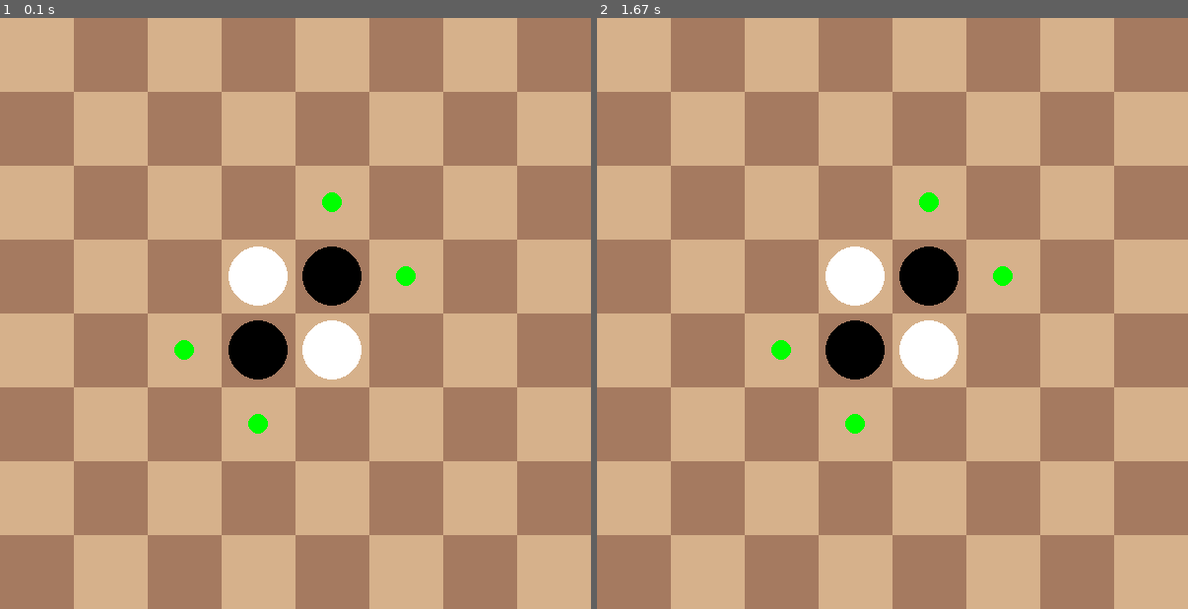
Above: before the commit, frames 1-2 (left to right).
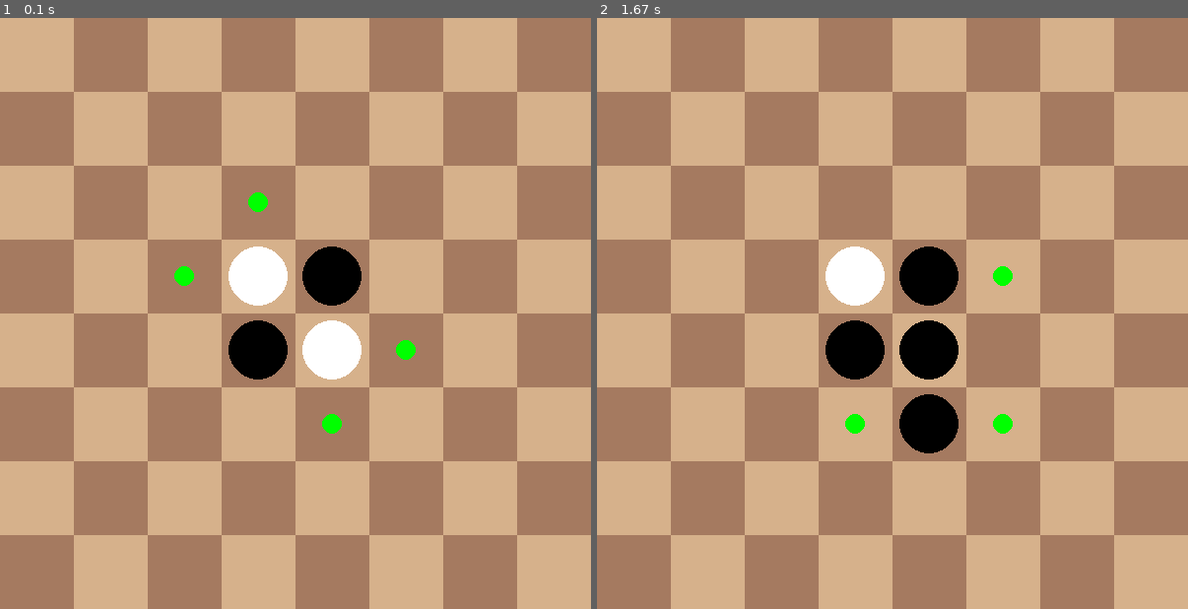
Above: after the commit, the same moments.

Repository: Adamv27/Pygame-Othello
Game: pygame game, started from Othello.py
Two runs of this game, one before a commit and one after it. Both use one fixed random seed, a clock stepped at 60 frames per second and the inputs below.
Inputs (mouse positions are in pixels of both pictures, inside the frame that each line leads up to):
- Up to frame 1 (0.1 s): no input
- Up to frame 2 (1.67 s): click (892, 313) at 0.38 s; click (951, 443) at 0.72 s

The runs differ from the first frame. In frame 1, 0.7% of the frame differs, in the area x 29-71%, y 29-71%; in frame 2, 1.8%, in the area x 29-71%, y 29-74%.

Commit message:
Added flipping and game over mechanics

Diff:
--- a/Othello.py
+++ b/Othello.py
@@ -1,5 +1,6 @@
 import sys
 import draw
+import time
 import random
 import pygame
 
@@ -17,6 +18,7 @@
         self.player_one = Player('X')  # White
         self.player_two = Player('O')  # Black
         self.possible_moves = []
+
     def main_loop(self):
         self.set_up_board()
         while True:
@@ -25,38 +27,58 @@
                     sys.exit()
 
             if self.turn % 2 == 0:
+                current_player = 'O'
+                self.possible_moves = self.board.get_possible_moves('O', self.screen)
+                self.display_possible_moves()
+                move = self.player_one.get_move(self.possible_moves)
+            else:
                 current_player = 'X'
                 self.possible_moves = self.board.get_possible_moves('X', self.screen)
                 self.display_possible_moves()
-                move = self.player_one.get_move(self.possible_moves)
-            else:
-                current_player = 'O'
-                self.possible_moves = self.board.get_possible_moves('O', self.screen)
-                self.display_possible_moves()
                 move = self.player_two.get_move(self.possible_moves)
 
-            self.board.grid[move[1]][move[0]] = current_player
-            self.reset_possible_moves()
-            draw.tile(self.screen, move, current_player)
+            # Play the current move
+            self.board.grid[move[0]][move[1]] = current_player
+            # Flip tiles after move has been played
+            self.board.flip_tiles(self.screen, move, current_player)
+
+            # Update the tile counts to check for a win
+            self.player_one.update_tile_count('X', self.board.grid)
+            self.player_two.update_tile_count('O', self.board.grid)
+
+            if self.player_one.tile_count <= 0 or self.player_two.tile_count <= 0:
+                self.display_winner()
+                time.sleep(2)
+                break
+            # Redraw board to get rid of possible moves
+            self.update_board()
+
+            # Reset possible moves for next turn
+            self.possible_moves = []
             self.turn += 1
 
     def set_up_board(self):
         # Each player starts with two pieces in the middle
         self.board.grid[3][3] = self.board.grid[4][4] = self.player_one.symbol
         self.board.grid[3][4] = self.board.grid[4][3] = self.player_two.symbol
-        draw.board(self.screen)
-        draw.tiles(self.screen, self.board.grid)
+        self.update_board()
 
     def display_possible_moves(self):
         # Draws the green circle at a possible move
         for possible_move in self.possible_moves:
-            draw.possible_move(self.screen, possible_move[0], possible_move[1])
+            draw.possible_move(self.screen, possible_move[1], possible_move[0])
 
-    def reset_possible_moves(self):
-        # Removes the green circles after the turn is over
-        for possible_move in self.possible_moves:
-            draw.square(self.screen, possible_move[0], possible_move[1])
-        self.possible_moves = []
+    def update_board(self):
+        draw.board(self.screen)
+        draw.tiles(self.screen, self.board.grid)
+
+    def display_winner(self):
+        winner = 'White' if self.player_one.tile_count > self.player_two.tile_count else 'Black'
+        text = f'Game over! {winner} is the winner!'
+        font = pygame.font.SysFont(None, 50)
+        display_text = font.render(text, True, (255, 0, 0))
+        self.screen.blit(display_text, (25, 250))
+        pygame.display.update()
 
 
 class Player:
@@ -64,8 +86,7 @@
         self.tile_count = 2
         self.symbol = symbol
 
-    def get_move(self, possible_moves):
-        print(possible_moves)
+    def get_move(self, possible_moves: list) -> tuple:
         while True:
             for event in pygame.event.get():
                 if event.type == pygame.QUIT:
@@ -75,18 +96,20 @@
                     x, y = pygame.mouse.get_pos()
                     board_row = y // 75
                     board_column = x // 75
-                    print(board_row, board_column)
                     if (board_row, board_column) in possible_moves:
                         return board_row, board_column
 
-    def update_tile_count(self):
-        pass
+    def update_tile_count(self, player, board):
+        self.tile_count = 0
+        for row in board:
+            self.tile_count += row.count(player)
 
 
 class Board:
     def __init__(self):
         # 8x8 Grid
         self.grid = [[''] * 8 for row in range(8)]
+        self.directions_to_flip = []
 
     def get_possible_moves(self, player: str, screen) -> list:
         possible_moves = []
@@ -99,44 +122,70 @@
         return possible_moves
 
     def possible_move(self, move: tuple, player: str) -> bool:
-        opposite_player = 'X' if player == 'O' else 'O'
         row, column = move
         # Can't play a move on a taken space
-        if self.grid[row][column] != '':
+        if self.grid[row][column] in ['X', 'O']:
             return False
 
         #  Check up down left right and all diagonals
         directions = [[-1, 0], [-1, 1], [0, 1], [1, 1], [1, 0], [1, -1], [0, -1], [-1, -1]]
         for direction in directions:
-            current_row = row
-            current_column = column
-            # Number of opponent tiles in between your move and one of your own pieces
-            opponent_tiles = 0
-            while True:
-                # Move along board depending on current direction
-                current_row += direction[1]
-                current_column += direction[0]
-
-                # Can not go farther than length of board
-                if (current_row > 7 or current_row < 0) or (current_column > 7 or current_column < 0):
-                    break
-                # There can not be a space in the middle of a move
-                elif self.grid[current_row][current_column] == '':
-                    break
-                # Opponents tiles must be in between your two pieces
-                elif self.grid[current_row][current_column] == opposite_player:
-                    opponent_tiles += 1
-                # There must be one of your own tiles across from your move
-                elif self.grid[current_row][current_column] == player:
-                    # There must be at least one opponent tiles in between your own pieces
-                    if opponent_tiles > 0:
-                        return True
-                    else:
-                        break
+            # If any direction is possible then the move is playable
+            if self.check_direction(move, direction, player):
+                return True
         return False
 
-    def flip_tiles(self, move):
-        pass
+    def check_direction(self, move: tuple, direction: list, player: str) -> bool:
+        opposite_player = 'X' if player == 'O' else 'O'
+        row, column = move
+        current_row = row
+        current_column = column
+        # Number of opponent tiles in between your move and one of your own pieces
+        opponent_tiles = 0
+        while True:
+            # Move along board depending on current direction
+            current_row += direction[1]
+            current_column += direction[0]
+
+            # Can not go farther than length of board
+            if (current_row > 7 or current_row < 0) or (current_column > 7 or current_column < 0):
+                break
+            # There can not be a space in the middle of a move
+            elif self.grid[current_row][current_column] == '':
+                break
+            # Opponents tiles must be in between your two pieces
+            elif self.grid[current_row][current_column] == opposite_player:
+                opponent_tiles += 1
+            # There must be one of your own tiles across from your move
+            elif self.grid[current_row][current_column] == player:
+                # There must be at least one opponent tiles in between your own pieces
+                if opponent_tiles > 0:
+                    return True
+                else:
+                    break
+        return False
+
+    def flip_tiles(self, screen, move: tuple, player:str):
+        opposite_player = 'X' if player == 'O' else 'O'
+        row, column = move
+
+        directions = [[-1, 0], [-1, 1], [0, 1], [1, 1], [1, 0], [1, -1], [0, -1], [-1, -1]]
+        for direction in directions:
+            if self.check_direction(move, direction, player):
+                current_row = row
+                current_column = column
+                while True:
+                    current_row += direction[1]
+                    current_column += direction[0]
+
+                    if (current_row > 7 or current_row < 0) or (current_column > 7 or current_column < 0):
+                        break
+
+                    elif self.grid[current_row][current_column] == player:
+                        break
+                    elif self.grid[current_row][current_column] == opposite_player:
+                        self.grid[current_row][current_column] = player
+                        draw.tile(screen, (current_row, current_column), player)
 
 
 game_board = Board()
--- a/draw.py
+++ b/draw.py
@@ -23,6 +23,7 @@
 
 
 def tiles(screen, board):
+    print()
     for row in range(8):
         for column in range(8):
             if board[row][column] == '':
@@ -32,7 +33,8 @@
             elif board[row][column] == 'O':
                 color = black
 
-            pygame.draw.circle(screen, color, (row * 75 + center, column * 75 + center), radius)
+            #print(f'drawing at {row, column}  for {color}')
+            pygame.draw.circle(screen, color, (column * 75 + center, row * 75 + center), radius)
     pygame.display.update()
 
 
